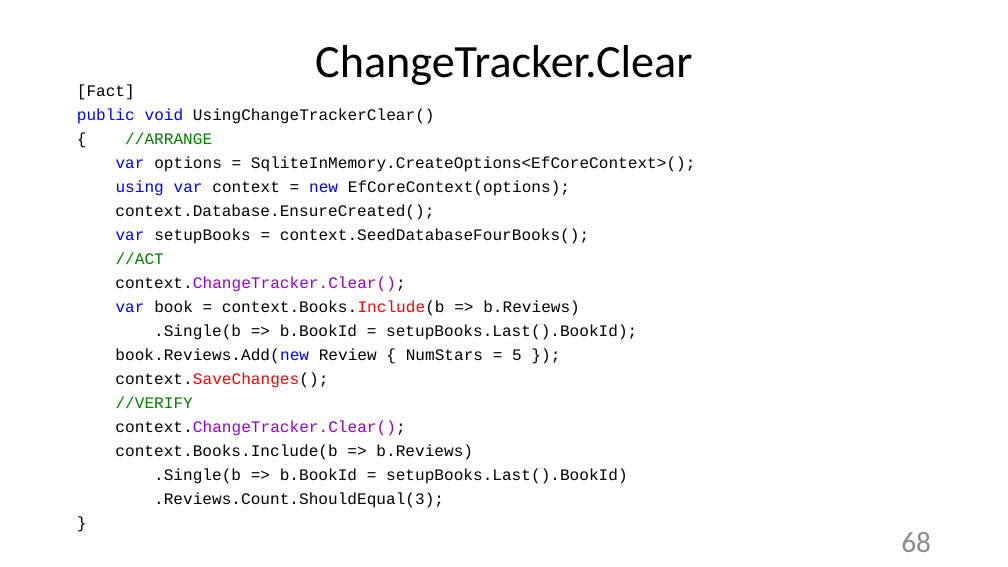
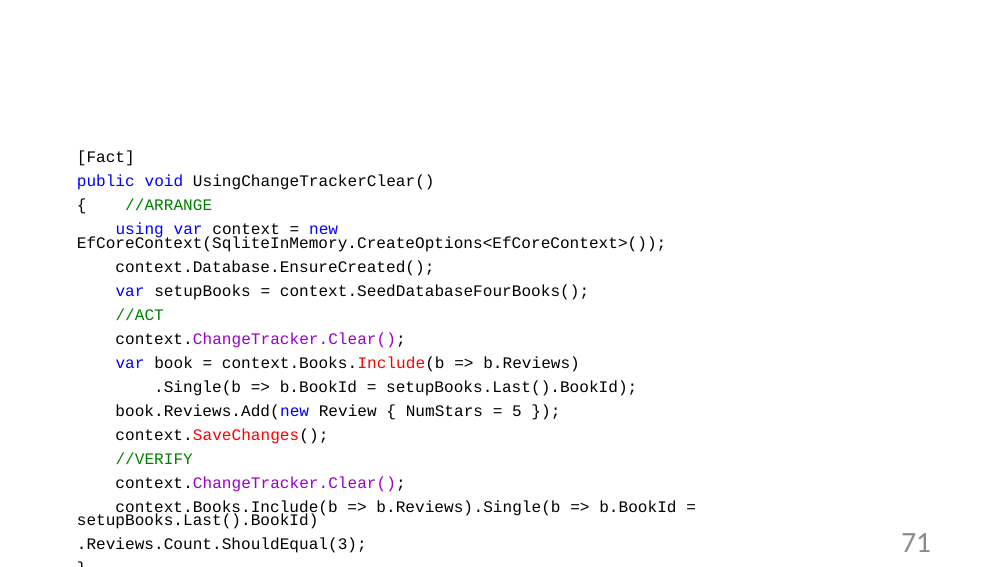
Before and after one commit to Sa1Gur/DbTest.Containers, a slide deck: slide 71 of DbaseTesting.pptx (slide 68 before the commit). Drawn at 1008x567 pixels with LibreOffice and Linux fonts; fonts in the diff are those of the drawing; background and template pictures are left out. Boxes give left, top, right and bottom in pixels: in the first picture for what was removed or moved away, otherwise in the second. Text is boxed around its words. In the diff, an @@ line names an element or a change of style, - is before the commit and + after.

```diff
--- a/DbaseTesting.pptx
+++ b/DbaseTesting.pptx
@@ title "ChangeTracker.Clear" at [70,30,939,95]: font Calibri to Roboto, text colour #000000 to #FFFFFF; alignment centre to left @@
@@ text "[Fact]": place and size @@
-text "[Fact]" at [77,84,696,508]
+text "[Fact]" at [77,150,676,553]
@@ text at [77,222,667,252]: text changed @@
-var options = SqliteInMemory.CreateOptions<EfCoreContext>();
-using var context = new EfCoreContext(options);
+using var context = new EfCoreContext(SqliteInMemory.CreateOptions<EfCoreContext>());
@@ text at [77,500,676,529]: text changed @@
-context.Books.Include(b => b.Reviews)
-.Single(b => b.BookId = setupBooks.Last().BookId)
+context.Books.Include(b => b.Reviews).Single(b => b.BookId = setupBooks.Last().BookId)
@@ page number at [901,533,931,552]: text changed @@
-68
+71
```
Also in this commit, not shown: 80 other slides changed, 5 slides added, 5 other files.
